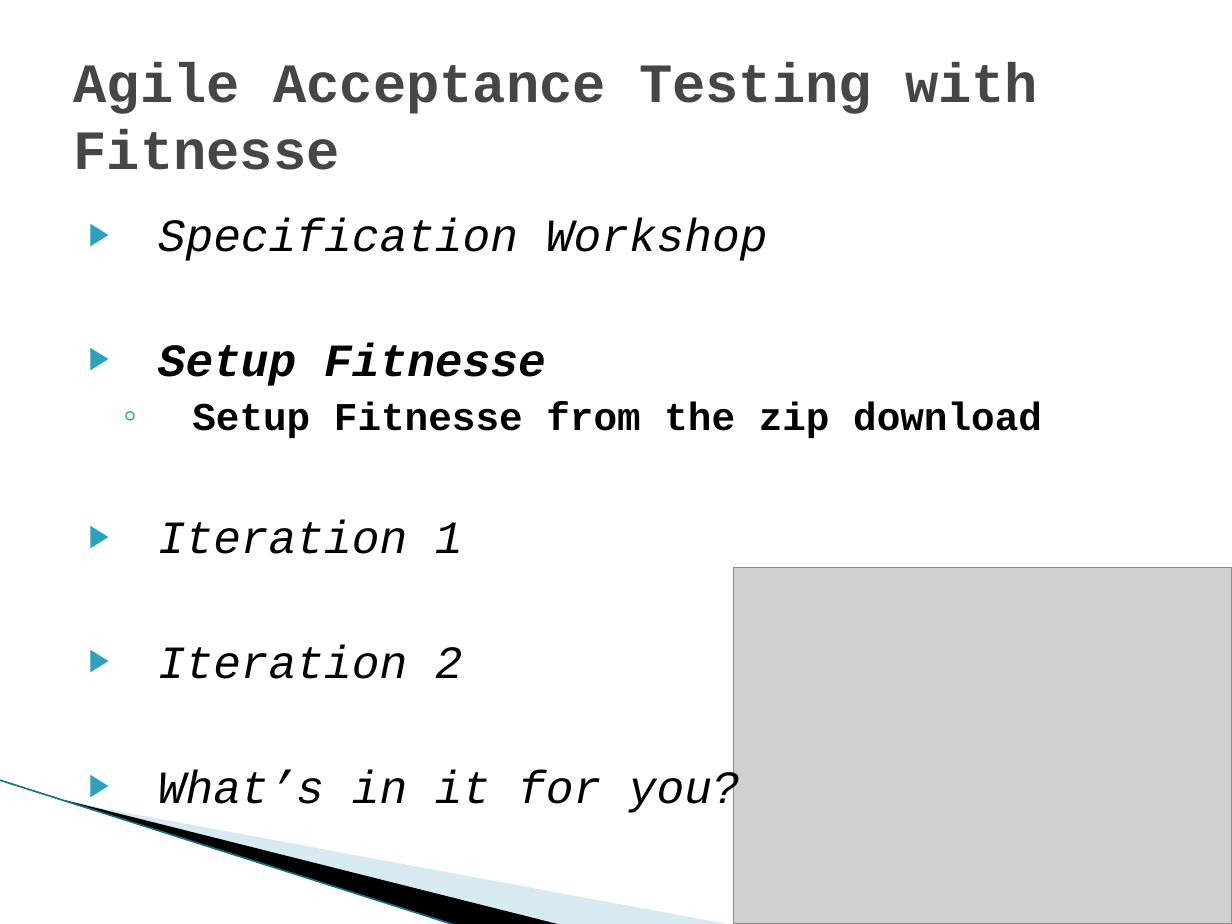
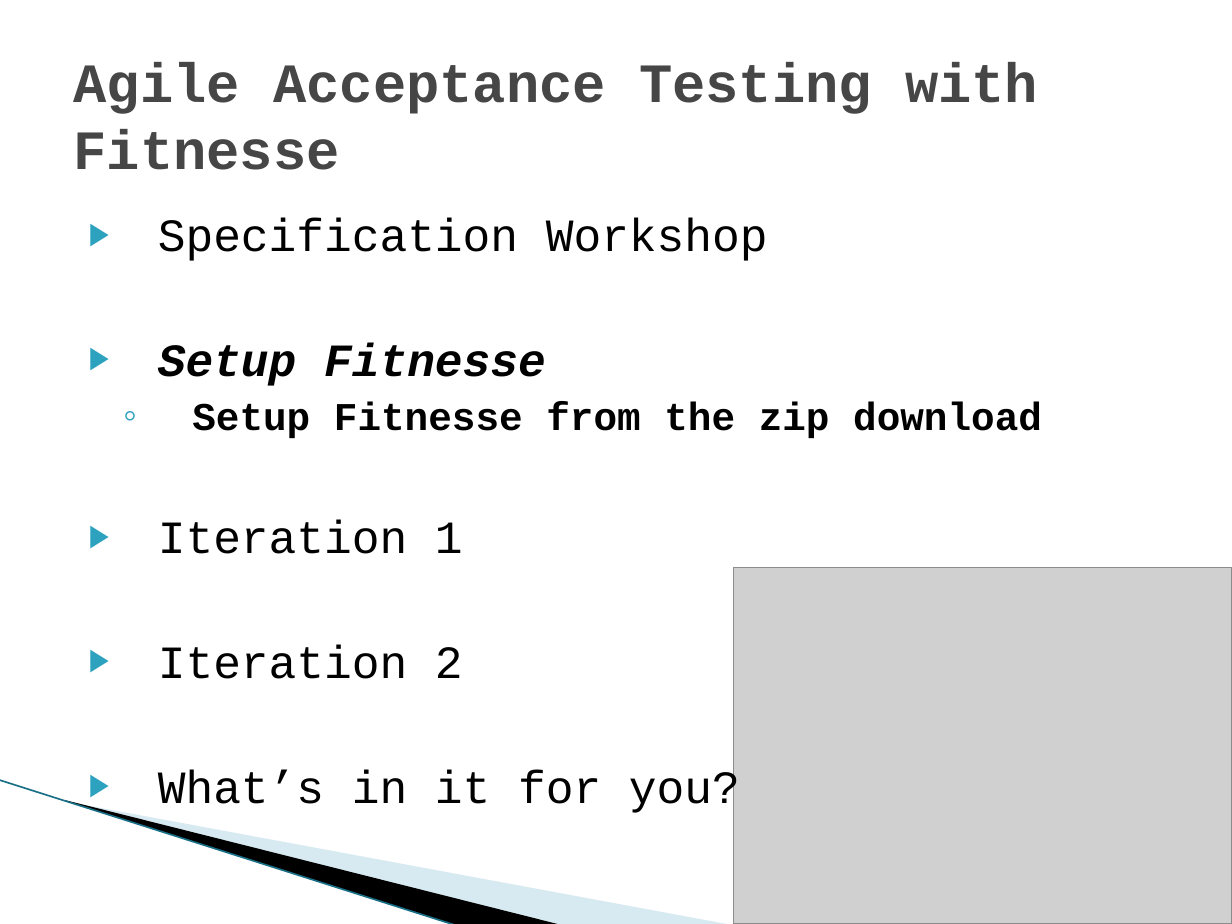
Before and after one commit to michelgrootjans/agileacceptancetesting, a slide deck: slide 13 of Slides/20090514_iLearn_AgileAcceptanceTesting.pptx. Drawn at 1232x924 pixels with LibreOffice and Linux fonts; fonts in the diff are those of the drawing; grey boxes stand for pictures; background and template pictures are left out. Boxes give left, top, right and bottom in pixels: in the first picture for what was removed or moved away, otherwise in the second. Text is boxed around its words. In the diff, an @@ line names an element or a change of style, - is before the commit and + after.

```diff
--- a/Slides/20090514_iLearn_AgileAcceptanceTesting.pptx
+++ b/Slides/20090514_iLearn_AgileAcceptanceTesting.pptx
@@ text at (158,218,768,816): italic off in "Specification Workshop", "Iteration 1", "Iteration 2", "What’s in it for you?" @@
```
Also in this commit, not shown: 5 other slides changed.
